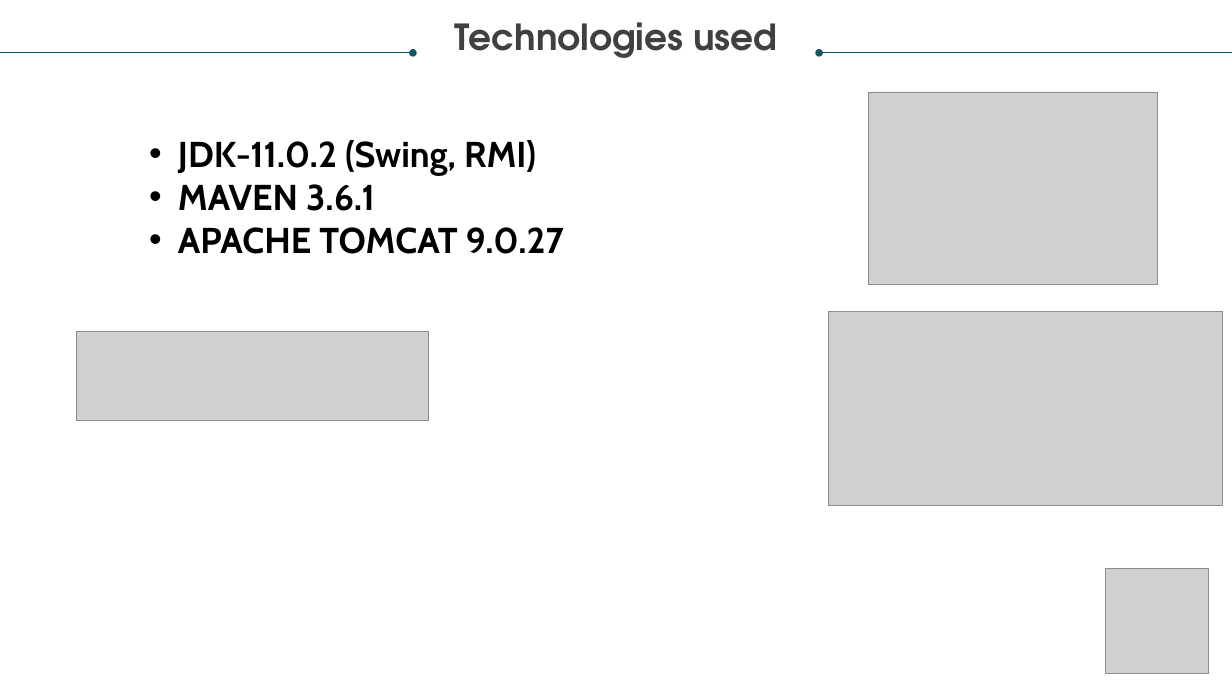
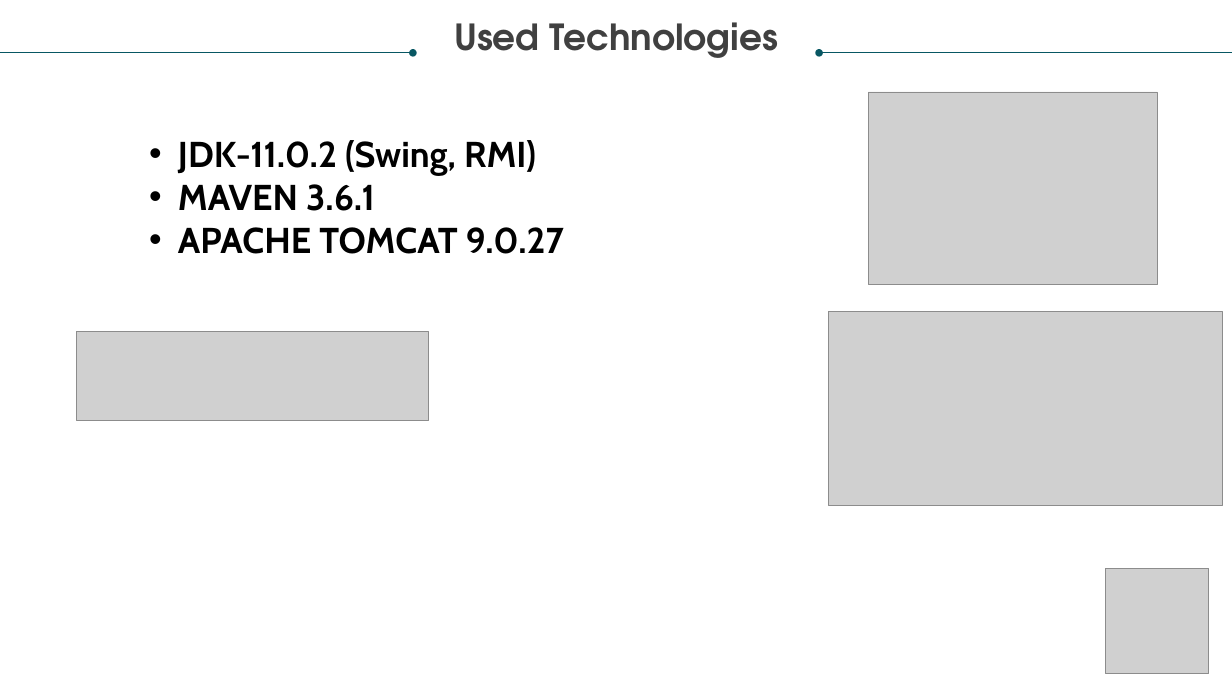
Before and after one commit to PippoGit/DistributedHashBreaker, a slide deck: slide 5 of Distributed Hash-breaker.pptx. Drawn at 1232x693 pixels with LibreOffice and Linux fonts; fonts in the diff are those of the drawing; grey boxes stand for pictures. Boxes give left, top, right and bottom in pixels: in the first picture for what was removed or moved away, otherwise in the second. Text is boxed around its words. In the diff, an @@ line names an element or a change of style, - is before the commit and + after.

```diff
--- a/Distributed Hash-breaker.pptx
+++ b/Distributed Hash-breaker.pptx
@@ text at [454,22,778,58]: text changed @@
-Technologies used
+Used Technologies
```
Also in this commit, not shown: 2 other slides changed.
